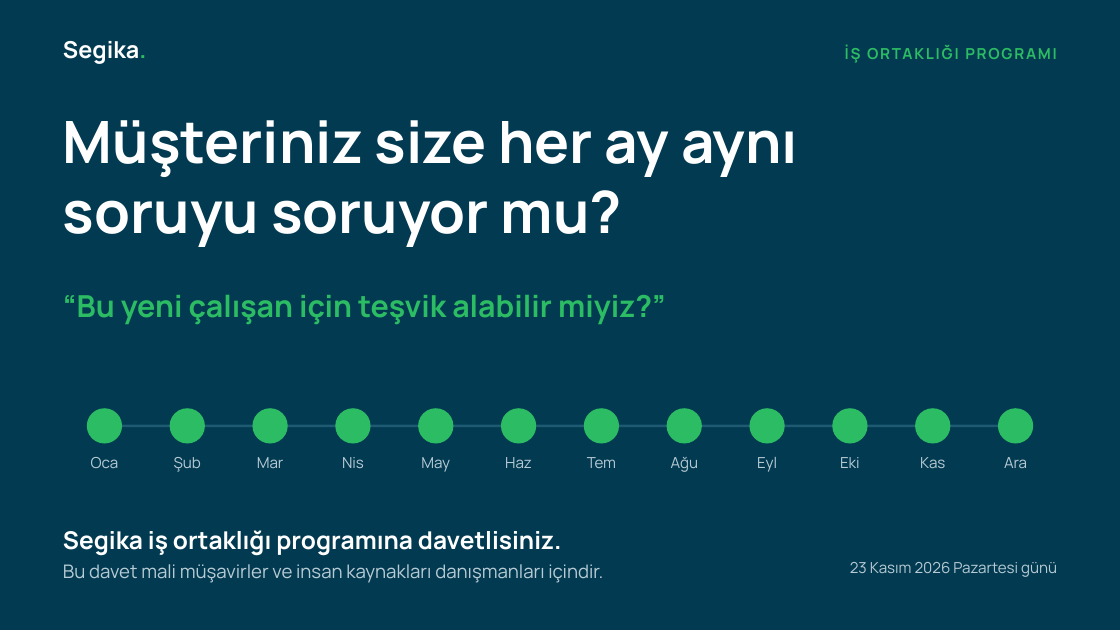
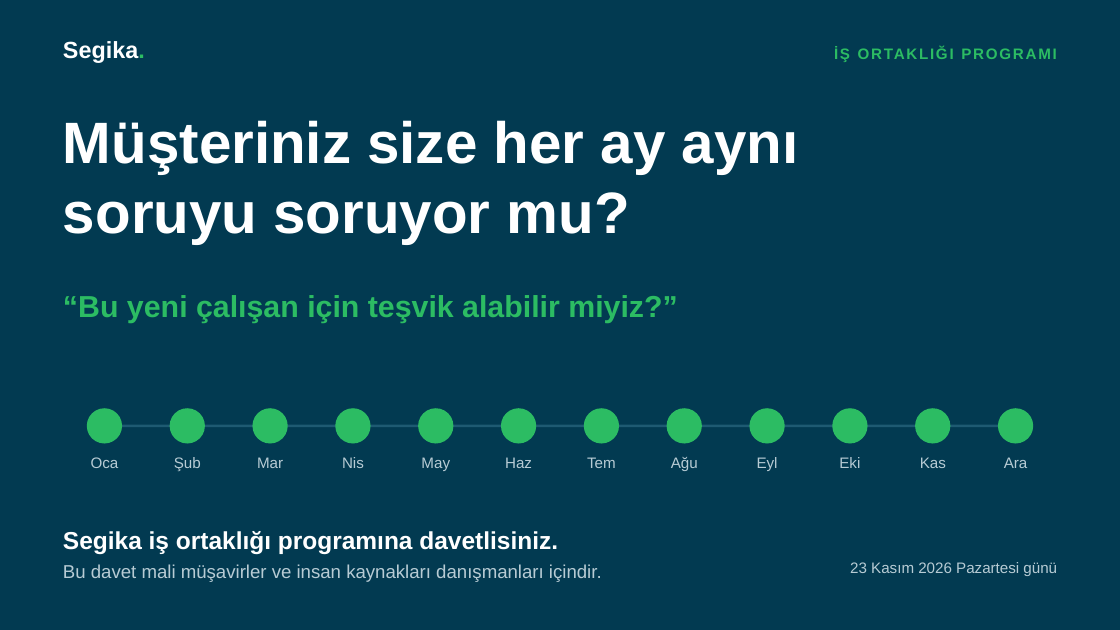
Before and after one commit to karacaismail/19ekim, a slide deck: slide 1 of public/indir/segika/segika-is-ortakligi-sunum.pptx. Drawn at 1120x630 pixels with LibreOffice and Linux fonts; fonts in the diff are those of the drawing. Boxes give left, top, right and bottom in pixels: in the first picture for what was removed or moved away, otherwise in the second. Text is boxed around its words. In the diff, an @@ line names an element or a change of style, - is before the commit and + after.

Commit message:
Segika setini bağımsız incelemeye göre düzelt
Logo adı kaldırıldı. Sonraki yılların payı için destek koşulu yazıldı.
Eşik ve oranların bugünkü plan olduğu gövde boyunda yazıldı. Mali müşavirin nakitsiz yolu hukuk görüşü bekliyor.
PPTX yazı tipi Arial oldu. PDF'te Outfit sabit dosyayla gömülür ve metin aranabilir. Tutarlar TL ile yazılır.
Görsel sunuma ve PPTX'e öteki üç yol sayfası eklendi. Önizlemeler PDF'in kendisinden çizilir.

```diff
--- a/public/indir/segika/segika-is-ortakligi-sunum.pptx
+++ b/public/indir/segika/segika-is-ortakligi-sunum.pptx
@@ font Manrope to Arial in 19 elements at [63,41,145,63], [834,47,850,62], [63,120,799,244], [63,295,678,323], [91,457,119,468], [174,457,201,471], [257,457,283,468], [342,457,364,468], [421,457,450,471], [505,457,532,468], [587,457,616,468], [671,457,698,471], [757,457,778,471], [839,457,860,468], [920,457,946,468], [1004,457,1028,468], [63,531,558,555], [63,564,602,582], [850,562,1057,576] @@
```
Also in this commit, not shown: 8 other slides changed, 1 slide added, 1 slide removed, 58 other files.
